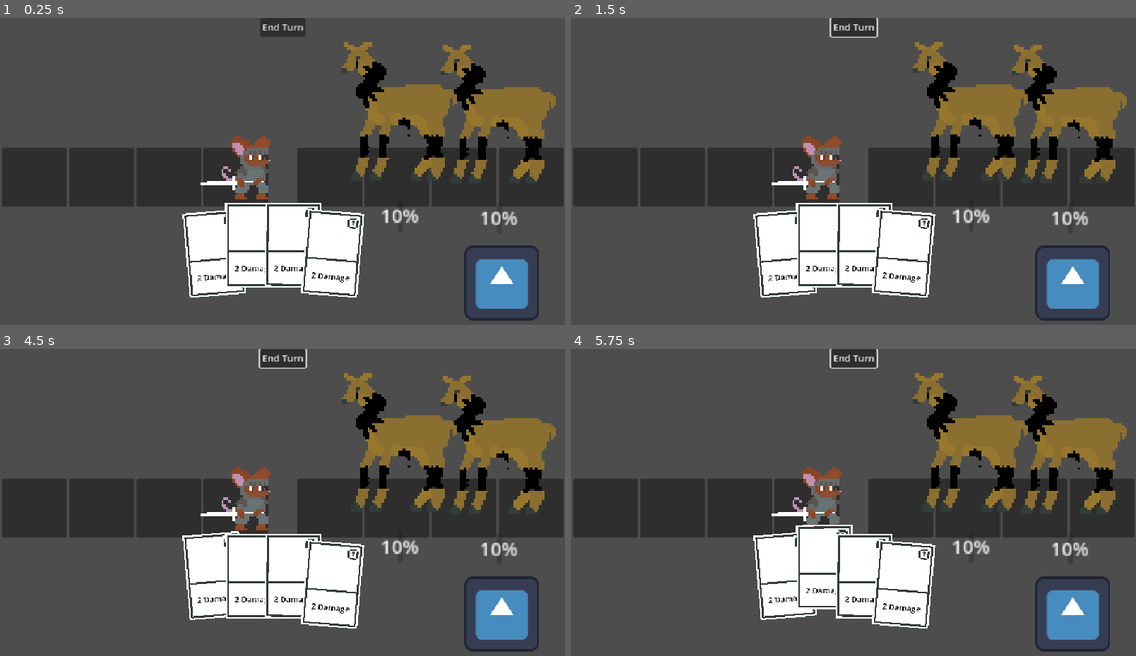
Above: before the commit, frames 1-4 (two rows, left to right).
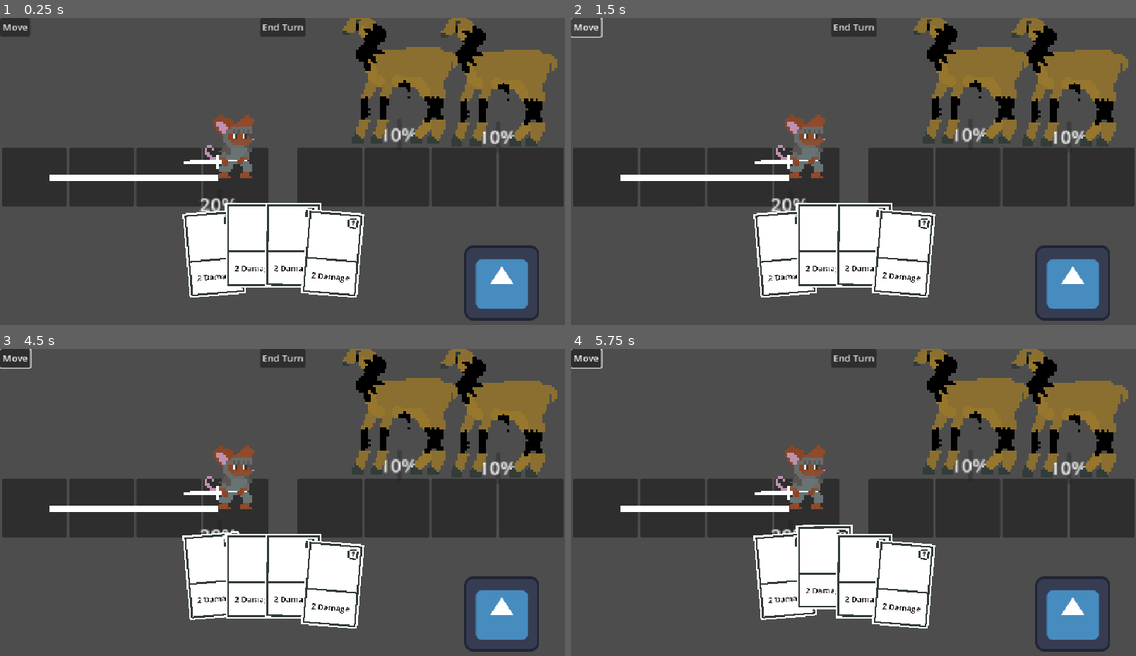
Above: after the commit, the same moments.

Repository: yeehaw114/CEN4090L
Game: Godot game, scene res://Scenes/battle_manager.tscn
The game is run twice, just before and just after one commit, with the same random seed, the same clock (stepped at 60 frames per second) and the same inputs. This scene is started directly instead of the project's main scene. The engine's default icon, where the game draws it, is replaced by a stand-in: a white triangle on a blue panel in a dark square.
Inputs (mouse positions are in pixels of both pictures, inside the frame that each line leads up to):
- Up to frame 1 (0.25 s): no input
- Up to frame 2 (1.5 s): click "End Turn" at 0.5 s; click (587, 27) at 1.25 s, where only the run after the commit has a clickable "Move"
- Up to frame 3 (4.5 s): tap Enter at 2, 3.5 s; move the mouse to (237, 505) at 2.02 s; hold D (Right) 2.03-2.78 s; click (237, 505) at 2.17 s; tap Space at 2.75, 4.25 s; move the mouse to (497, 456) at 2.77 s; hold S (Down) 2.78-3.53 s; click (497, 456) at 2.92 s; move the mouse to (401, 453) at 3.52 s; hold D (Right) 3.53-4.28 s; click (401, 453) at 3.67 s; move the mouse to (214, 585) at 4.27 s; hold W (Up) from 4.28 s (still down); click (214, 585) at 4.42 s
- Up to frame 4 (5.75 s): tap Enter at 5 s; move the mouse to (825, 576) at 5.02 s; release W (Up) at 5.03 s; hold A (Left) from 5.03 s (still down); click (825, 576) at 5.17 s

The runs differ from the first frame. In frame 1, 14% of the frame differs, in the area x 0-99%, y 0-68%; in frame 2, 14%; in frame 3, 14%; in frame 4, 14%.

Commit message:
added collisions for rank tiles and added move button

Diff:
--- a/Scenes/battle_manager.tscn
+++ b/Scenes/battle_manager.tscn
@@ -1,8 +1,9 @@
-[gd_scene load_steps=15 format=3 uid="uid://btaajwyd7swy2"]
+[gd_scene load_steps=16 format=3 uid="uid://btaajwyd7swy2"]
 
 [ext_resource type="Texture2D" uid="uid://jq5a3pilqh80" path="res://Assets/Textures/player_idle.png" id="1_58ulb"]
 [ext_resource type="Script" uid="uid://bw3704fmcgt8o" path="res://Scripts/battle_manager.gd" id="1_tvmj4"]
 [ext_resource type="Script" uid="uid://ce2cme4pswhcl" path="res://Scripts/ui/ui.gd" id="2_8i1lf"]
+[ext_resource type="PackedScene" uid="uid://b0gw8r15x7b48" path="res://Scenes/rank_container.tscn" id="2_xs0o8"]
 [ext_resource type="PackedScene" uid="uid://dfixw0merhgge" path="res://Scenes/card.tscn" id="3_8i1lf"]
 [ext_resource type="Script" uid="uid://5ty0h0k1dbf8" path="res://Scripts/cards.gd" id="3_qfsls"]
 [ext_resource type="Script" uid="uid://dvq116u8gcv4w" path="res://Scripts/ui/hand_area.gd" id="4_2u0r0"]
@@ -33,7 +34,13 @@
 size_flags_vertical = 3
 script = ExtResource("2_8i1lf")
 
-[node name="Button" type="Button" parent="."]
+[node name="MovementButton" type="Button" parent="."]
+layout_mode = 0
+offset_right = 8.0
+offset_bottom = 8.0
+text = "Move"
+
+[node name="EndTurnButton" type="Button" parent="."]
 layout_mode = 1
 anchors_preset = 5
 anchor_left = 0.5
@@ -60,58 +67,41 @@
 [node name="PlayerContainer" type="HBoxContainer" parent="CharacterContainer"]
 layout_mode = 2
 
-[node name="Rank4Container" type="PanelContainer" parent="CharacterContainer/PlayerContainer"]
-custom_minimum_size = Vector2(110, 100)
+[node name="RankContainer" parent="CharacterContainer/PlayerContainer" instance=ExtResource("2_xs0o8")]
 layout_mode = 2
+rank = 4
 
-[node name="Rank4Position" type="Control" parent="CharacterContainer/PlayerContainer/Rank4Container"]
+[node name="RankContainer2" parent="CharacterContainer/PlayerContainer" instance=ExtResource("2_xs0o8")]
 layout_mode = 2
-size_flags_horizontal = 4
-size_flags_vertical = 8
+rank = 3
 
-[node name="RankContainer2" type="PanelContainer" parent="CharacterContainer/PlayerContainer"]
-custom_minimum_size = Vector2(110, 100)
+[node name="RankContainer3" parent="CharacterContainer/PlayerContainer" instance=ExtResource("2_xs0o8")]
 layout_mode = 2
+rank = 2
 
-[node name="Rank4Position" type="Control" parent="CharacterContainer/PlayerContainer/RankContainer2"]
-layout_mode = 2
-size_flags_horizontal = 4
-size_flags_vertical = 8
-
-[node name="RankContainer3" type="PanelContainer" parent="CharacterContainer/PlayerContainer"]
-custom_minimum_size = Vector2(110, 100)
-layout_mode = 2
-
-[node name="RankContainer4" type="PanelContainer" parent="CharacterContainer/PlayerContainer"]
-custom_minimum_size = Vector2(110, 100)
+[node name="RankContainer4" parent="CharacterContainer/PlayerContainer" instance=ExtResource("2_xs0o8")]
 layout_mode = 2
 
 [node name="EnemyContainer" type="HBoxContainer" parent="CharacterContainer"]
 layout_mode = 2
 
-[node name="RankContainer" type="PanelContainer" parent="CharacterContainer/EnemyContainer"]
-custom_minimum_size = Vector2(110, 100)
+[node name="RankContainer" parent="CharacterContainer/EnemyContainer" instance=ExtResource("2_xs0o8")]
 layout_mode = 2
 
-[node name="RankContainer2" type="PanelContainer" parent="CharacterContainer/EnemyContainer"]
-custom_minimum_size = Vector2(110, 100)
+[node name="RankContainer2" parent="CharacterContainer/EnemyContainer" instance=ExtResource("2_xs0o8")]
 layout_mode = 2
+rank = 2
 
-[node name="RankContainer3" type="PanelContainer" parent="CharacterContainer/EnemyContainer"]
-custom_minimum_size = Vector2(110, 100)
+[node name="RankContainer3" parent="CharacterContainer/EnemyContainer" instance=ExtResource("2_xs0o8")]
 layout_mode = 2
+rank = 3
 
-[node name="RankContainer4" type="PanelContainer" parent="CharacterContainer/EnemyContainer"]
-custom_minimum_size = Vector2(110, 100)
+[node name="RankContainer4" parent="CharacterContainer/EnemyContainer" instance=ExtResource("2_xs0o8")]
 layout_mode = 2
+rank = 4
 
 [node name="BattleManager" type="Node2D" parent="."]
 script = ExtResource("1_tvmj4")
-
-[node name="Player" parent="BattleManager" instance=ExtResource("5_w1xkj")]
-position = Vector2(399, 244)
-health = 20
-sprite = ExtResource("1_58ulb")
 
 [node name="Enemies" type="Node" parent="BattleManager"]
 script = ExtResource("7_qfsls")
@@ -180,4 +170,16 @@
 offset_right = 1089.0
 offset_bottom = 573.0
 
+[node name="PlayerLine" type="Line2D" parent="BattleManager"]
+position = Vector2(2, 220)
+scale = Vector2(0.474974, 1)
+points = PackedVector2Array(-28.98, 52, 978.895, 52)
+
+[node name="Player" parent="BattleManager/PlayerLine" instance=ExtResource("5_w1xkj")]
+position = Vector2(852.205, -15)
+scale = Vector2(4.21076, 2)
+health = 20
+sprite = ExtResource("1_58ulb")
+
+[connection signal="pressed" from="MovementButton" to="." method="_on_movement_button_pressed"]
 [connection signal="card_clicked" from="BattleManager/Cards" to="BattleManager" method="_on_card_selected"]
--- a/Scenes/enemy.tscn
+++ b/Scenes/enemy.tscn
@@ -1,7 +1,8 @@
-[gd_scene load_steps=5 format=3 uid="uid://d1syl8lfndi8q"]
+[gd_scene load_steps=6 format=3 uid="uid://d1syl8lfndi8q"]
 
 [ext_resource type="Script" uid="uid://ck6vqehtn7u6w" path="res://Scripts/character/enemy.gd" id="2_287tu"]
 [ext_resource type="Texture2D" uid="uid://cx3g6b3i4x7y0" path="res://Assets/Textures/select_target_ring.png" id="3_0830c"]
+[ext_resource type="Texture2D" uid="uid://jq5a3pilqh80" path="res://Assets/Textures/player_idle.png" id="3_afpow"]
 
 [sub_resource type="RectangleShape2D" id="RectangleShape2D_afpow"]
 size = Vector2(49, 49.5)
@@ -13,15 +14,16 @@
 script = ExtResource("2_287tu")
 
 [node name="HealthBar" type="ProgressBar" parent="."]
-offset_top = 78.0
-offset_right = 4.0
-offset_bottom = 105.0
+offset_left = -1.0
+offset_top = 8.5
+offset_right = 3.0
+offset_bottom = 35.5
 value = 100.0
 
 [node name="Area2D" type="Area2D" parent="."]
+position = Vector2(-0.5, -25)
 
 [node name="CollisionShape2D" type="CollisionShape2D" parent="Area2D"]
-position = Vector2(1, 12.25)
 shape = SubResource("RectangleShape2D_afpow")
 
 [node name="SelectRing" type="Sprite2D" parent="."]
@@ -34,7 +36,10 @@
 [node name="EnemySprite" type="Sprite2D" parent="."]
 texture_filter = 1
 material = SubResource("ShaderMaterial_287tu")
+position = Vector2(0, -7.5)
 scale = Vector2(2, 2)
+texture = ExtResource("3_afpow")
+offset = Vector2(0.25, -12.25)
 
 [connection signal="mouse_entered" from="Area2D" to="." method="mouse_entered_body"]
 [connection signal="mouse_exited" from="Area2D" to="." method="mouse_exited_body"]
--- /dev/null
+++ b/Scenes/rank_container.tscn
@@ -0,0 +1,17 @@
+[gd_scene load_steps=3 format=3 uid="uid://b0gw8r15x7b48"]
+
+[ext_resource type="Script" uid="uid://d1c307mga0al5" path="res://Scripts/ui/rank_container.gd" id="1_n8jgc"]
+
+[sub_resource type="RectangleShape2D" id="RectangleShape2D_d6w64"]
+
+[node name="RankContainer" type="PanelContainer" groups=["Tile"]]
+custom_minimum_size = Vector2(110, 100)
+script = ExtResource("1_n8jgc")
+rank = 1
+
+[node name="Area2D" type="Area2D" parent="."]
+position = Vector2(56, 50)
+scale = Vector2(5.52476, 5.25999)
+
+[node name="CollisionShape2D" type="CollisionShape2D" parent="Area2D"]
+shape = SubResource("RectangleShape2D_d6w64")
--- /dev/null
+++ b/Scripts/ui/rank_container.gd
@@ -0,0 +1,5 @@
+extends PanelContainer
+
+@export_range (1,4) var rank: int
+
+var character: Character = null
--- a/Scripts/ui/ui.gd
+++ b/Scripts/ui/ui.gd
@@ -1,15 +1,59 @@
 extends Control
-@onready var rank_4_position: Control = $CharacterContainer/PlayerContainer/Rank4Container/Rank4Position
-@onready var rank_4_position2: Control = $CharacterContainer/PlayerContainer/RankContainer2/Rank4Position
-@onready var rank_4_container: PanelContainer = $CharacterContainer/PlayerContainer/Rank4Container
-@onready var rank_container_2: PanelContainer = $CharacterContainer/PlayerContainer/RankContainer2
 
-@onready var player: Enemy = $BattleManager/Player
+@onready var player_line: Line2D = $BattleManager/PlayerLine
+@onready var player: Enemy = $BattleManager/PlayerLine/Player
 
 func _ready() -> void:
 	pass
-	print(rank_4_position.get_global_rect().position)
-	print(rank_4_position2.get_global_rect().position)
+	#print(rank_4_position.get_global_rect().position)
+	#print(rank_4_position2.get_global_rect().position)
 	#player.position = rank_4_position.get_global_rect().position
-	print(rank_4_container.get_global_rect().position)
-	print(rank_container_2.get_global_rect().position)
+	#print(rank_4_container.get_global_rect().position)
+	#print(rank_container_2.get_global_rect().position)
+	divide_line_into_4()
+
+func divide_line_into_4():
+	var begin_point := player_line.get_point_position(0)
+	var y_pos := begin_point.y
+	var end_point := player_line.get_point_position(1)
+	var total_distance := end_point.x - begin_point.x
+	var new_point : Vector2
+	var step_distance := (int(total_distance/5))
+	var points : Array = []
+
+	print('begin: '+str(begin_point))
+	print('end: '+str(end_point))
+	for i in 6:
+		new_point = Vector2(begin_point.x+step_distance*(i),y_pos)
+		points.append(new_point)
+	points.pop_front()
+	points.pop_back()
+	print(points)
+	player_line.clear_points()
+	for point in points:
+		player_line.add_point(point)
+	for p in player_line.get_point_count():
+		print(player_line.get_point_position(p))
+
+	player.position = player_line.get_point_position(3)
+
+
+func _on_movement_button_pressed() -> void:
+	print('movement button pressed')
+
+func _input(event: InputEvent) -> void:
+	if event is InputEventMouseButton and event.button_index == MOUSE_BUTTON_LEFT:
+			if event.pressed:
+				var rank_tile = raycast_check_for_rank_position()
+
+func raycast_check_for_rank_position():
+	var space_state = get_viewport().world_2d.direct_space_state
+	var parameters = PhysicsPointQueryParameters2D.new()
+	parameters.position = get_viewport().get_mouse_position()
+	parameters.collide_with_areas = true
+	parameters.collision_mask = 1
+	var result = space_state.intersect_point(parameters)
+	if result.size() > 0:
+		if result[0].collider.get_parent().is_in_group("Tile"):
+			var tile = result[0].collider.get_parent()
+			print(str(tile.rank) + ' '+ str(tile.character))
--- a/project.godot
+++ b/project.godot
@@ -26,6 +26,7 @@
 
 Card=""
 Character=""
+Tile=""
 
 [input]
 
Not shown: 1 places in Scenes/lobby.tscn that only renumber resources
Not shown, added: Scripts/ui/rank_container.gd.uid
